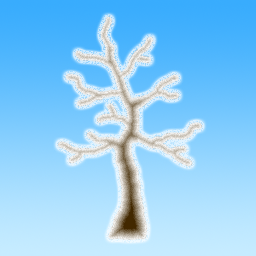
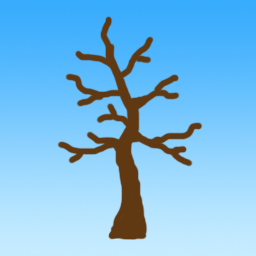
The second 256 × 256 image is a revision of the first. Changes to its layers:
hid "Layer 2 copy" over [57, 15, 203, 241]
